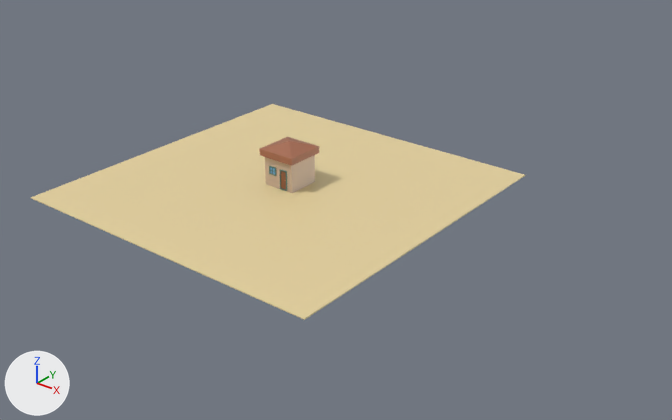
The glTF model Objects/Level_1/Level_1.gltf: old version first, new version second.
Before and after are seen from a 50 mm camera at (65.3, -72.2, 44.0) aimed at (5.6, 2.4, -2.3). The axes (+X, +Y, +Z) are drawn at lower left. The lights are the same throughout. Where no turn or scale is listed for an object, it has been applied to the vertices.

The first picture shows 'Base', 'DoorFrame', 'Floor', 'Roof', 'WindowFrame'.
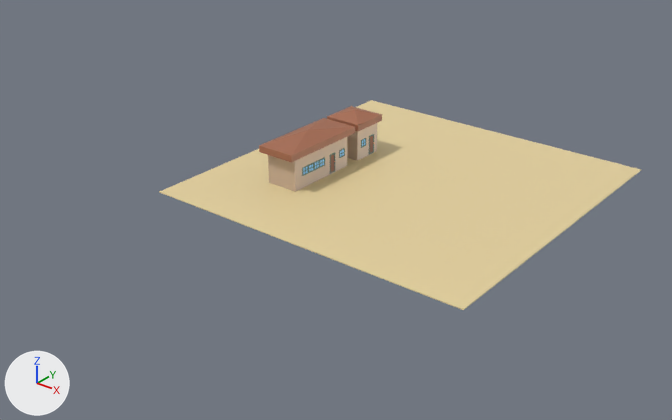
Where the change shows, as pixel boxes (x1, y1, x2, y2) in the pictures (672 x 420 px):
'Floor', moved: before (31, 104, 525, 320); after (159, 100, 641, 310)
'Roof', moved: before (259, 137, 319, 166); after (259, 118, 355, 162)
'Base.001', added (beige): after (268, 137, 347, 192)
'Base', deleted (beige): before (265, 155, 315, 193)
'Roof.002', added: after (327, 106, 382, 131)
'Base.002', added (beige): after (347, 123, 377, 161)
'DoorFrame', moved: before (280, 169, 287, 191); after (330, 153, 335, 174)
'WindowFrame', moved: before (269, 166, 276, 176); after (302, 165, 309, 176)
'Door.002', added: after (370, 136, 373, 153)
'DoorFrame.002', added: after (369, 134, 374, 154)
'WindowGlass', moved: before (270, 167, 275, 175); after (303, 167, 308, 175)
'WindowFrame.004', added: after (314, 160, 320, 170)
'WindowFrame.003', added: after (308, 162, 314, 173)
'WindowFrame.002', added: after (361, 138, 366, 148)
'WindowFrame.006', added: after (339, 148, 345, 158)
'WindowFrame.005', added: after (320, 157, 325, 167)
'WindowGlass.006', added: after (340, 149, 344, 157)
'WindowGlass.004', added: after (315, 161, 319, 169)

The change, as a list of edits to the scene's bpy script:
```text
Remove ob_base:
    ob_base = bpy.data.objects.new('Base', me_base)
Change ob_doorframe:
    ob_doorframe.parent: ob_base -> ob_base_001
Change ob_roof:
    ob_roof.parent: ob_base -> ob_base_001
    ob_roof.location: (0.0, 0.0, 2.0) -> (0.0, 0.0, 2.2)
Change ob_windowframe:
    ob_windowframe.parent: ob_base -> ob_base_001
Change ob_floor:
    ob_floor.location: (0.0, 0.0, -0.05) -> (10.0, 10.0, -0.05)
Add ob_base_001:
    ob_base_001 = bpy.data.objects.new('Base.001', me_base_001)  # a box spanning x -1.0..1.0, y -1.0..1.0, z 0.0..2.25; in mat_wallmat (beige #cab19b)
    ob_base_001.location = (0.0, 4.31, 0.0)
    ob_base_001.rotation_euler = (0.0, 0.0, 1.571)  # degrees (0, 0, 90)
    ob_base_001.scale = (4.77, 2.0, 2.0)
Add ob_windowglass_002:
    ob_windowglass_002 = bpy.data.objects.new('WindowGlass.002', me_windowglass)
    ob_windowglass_002.parent = ob_windowframe_002
    ob_windowglass_002.location = (0.0, -0.493, 0.0)
    ob_windowglass_002.rotation_euler = (1.571, 0.0, 0.0)  # degrees (90, 0, 0)
    ob_windowglass_002.scale = (3.89, 3.89, 19.5)
Add ob_windowframe_002:
    ob_windowframe_002 = bpy.data.objects.new('WindowFrame.002', me_windowframe)
    ob_windowframe_002.parent = ob_base_002
    ob_windowframe_002.location = (-0.4, -0.978, 1.0)
    ob_windowframe_002.scale = (0.25, 0.05, 0.25)
Add ob_base_002:
    ob_base_002 = bpy.data.objects.new('Base.002', me_base_001)  # a box spanning x -1.0..1.0, y -1.0..1.0, z 0.0..2.25; in mat_wallmat (beige #cab19b)
    ob_base_002.location = (0.0, 13.04, 0.0)
    ob_base_002.rotation_euler = (0.0, 0.0, 1.571)  # degrees (0, 0, 90)
    ob_base_002.scale = (2.0, 2.0, 2.0)
Add ob_roof_002:
    ob_roof_002 = bpy.data.objects.new('Roof.002', me_roof)
    ob_roof_002.parent = ob_base_002
    ob_roof_002.location = (0.0, 0.0, 2.2)
    ob_roof_002.scale = (1.2, 1.2, 0.2)
Add ob_door_002:
    ob_door_002 = bpy.data.objects.new('Door.002', me_door)
    ob_door_002.parent = ob_doorframe_002
    ob_door_002.location = (-0.797, -1.0, -3.603)
    ob_door_002.scale = (0.797, 0.5, 0.917)
Add ob_doorframe_002:
    ob_doorframe_002 = bpy.data.objects.new('DoorFrame.002', me_doorframe)
    ob_doorframe_002.parent = ob_base_002
    ob_doorframe_002.location = (0.4, -0.978, 1.0)
    ob_doorframe_002.scale = (0.25, 0.05, 0.25)
Add ob_windowglass_006:
    ob_windowglass_006 = bpy.data.objects.new('WindowGlass.006', me_windowglass)
    ob_windowglass_006.parent = ob_windowframe_006
    ob_windowglass_006.location = (0.0, -0.493, 0.0)
    ob_windowglass_006.rotation_euler = (1.571, 0.0, 0.0)  # degrees (90, 0, 0)
    ob_windowglass_006.scale = (3.89, 3.89, 19.5)
Add ob_windowframe_006:
    ob_windowframe_006 = bpy.data.objects.new('WindowFrame.006', me_windowframe)
    ob_windowframe_006.parent = ob_base_001
    ob_windowframe_006.location = (0.773, -0.978, 1.0)
    ob_windowframe_006.scale = (0.105, 0.05, 0.25)
Add ob_windowglass_005:
    ob_windowglass_005 = bpy.data.objects.new('WindowGlass.005', me_windowglass)
    ob_windowglass_005.parent = ob_windowframe_005
    ob_windowglass_005.location = (0.0, -0.493, 0.0)
    ob_windowglass_005.rotation_euler = (1.571, 0.0, 0.0)  # degrees (90, 0, 0)
    ob_windowglass_005.scale = (3.89, 3.89, 19.5)
Add ob_windowframe_005:
    ob_windowframe_005 = bpy.data.objects.new('WindowFrame.005', me_windowframe)
    ob_windowframe_005.parent = ob_base_001
    ob_windowframe_005.location = (0.00479, -0.978, 1.0)
    ob_windowframe_005.scale = (0.105, 0.05, 0.25)
Add ob_windowglass_004:
    ob_windowglass_004 = bpy.data.objects.new('WindowGlass.004', me_windowglass)
    ob_windowglass_004.parent = ob_windowframe_004
    ob_windowglass_004.location = (0.0, -0.493, 0.0)
    ob_windowglass_004.rotation_euler = (1.571, 0.0, 0.0)  # degrees (90, 0, 0)
    ob_windowglass_004.scale = (3.89, 3.89, 19.5)
Add ob_windowframe_004:
    ob_windowframe_004 = bpy.data.objects.new('WindowFrame.004', me_windowframe)
    ob_windowframe_004.parent = ob_base_001
    ob_windowframe_004.location = (-0.205, -0.978, 1.0)
    ob_windowframe_004.scale = (0.105, 0.05, 0.25)
Add ob_windowglass_003:
    ob_windowglass_003 = bpy.data.objects.new('WindowGlass.003', me_windowglass)
    ob_windowglass_003.parent = ob_windowframe_003
    ob_windowglass_003.location = (0.0, -0.493, 0.0)
    ob_windowglass_003.rotation_euler = (1.571, 0.0, 0.0)  # degrees (90, 0, 0)
    ob_windowglass_003.scale = (3.89, 3.89, 19.5)
Add ob_windowframe_003:
    ob_windowframe_003 = bpy.data.objects.new('WindowFrame.003', me_windowframe)
    ob_windowframe_003.parent = ob_base_001
    ob_windowframe_003.location = (-0.414, -0.978, 1.0)
    ob_windowframe_003.scale = (0.105, 0.05, 0.25)
```
